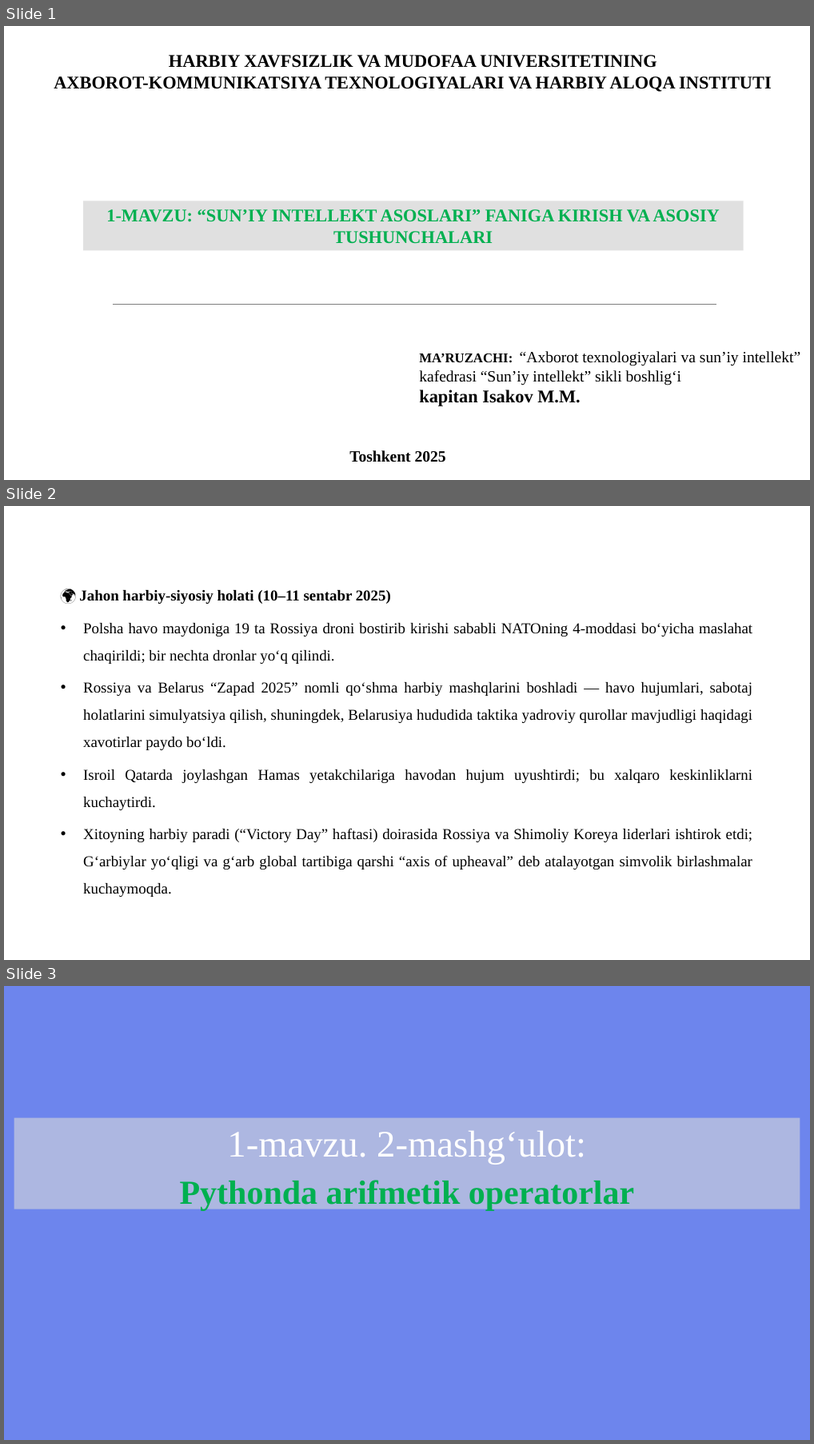
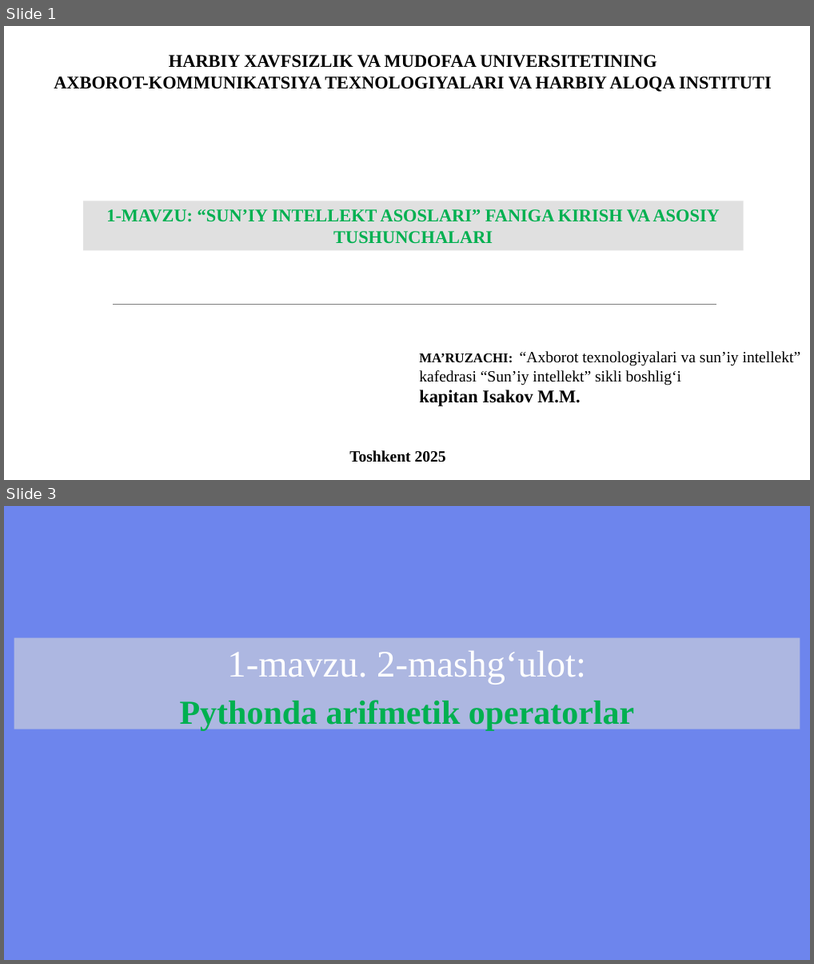
Before and after one commit to qwerty291996/2025-2026, a slide deck: Dars materiallari 2025-2026/Sun'iy intellekt asoslari 2025-2026/1.2 Pythonda arifmetik operatorlar/1.2 Pythonda arifmetik operatorlar.pptx. Shown one above the other, each under a label of ours: slides 1, 2 and 3 before the commit, slides 1 and 3 after it; the slides between them are not shown. The pictures are 814x1444 and 814x964 pixels, drawn with LibreOffice and Linux fonts; fonts in the diff are those of the drawing; background and template pictures are left out. Boxes give left, top, right and bottom in pixels: in the first picture for what was removed or moved away, otherwise in the second. Text is boxed around its words. In the diff, an @@ line names an element or a change of style, - is before the commit and + after.

```diff
--- a/Dars materiallari 2025-2026/Sun'iy intellekt asoslari 2025-2026/1.2 Pythonda arifmetik operatorlar/1.2 Pythonda arifmetik operatorlar.pptx
+++ b/Dars materiallari 2025-2026/Sun'iy intellekt asoslari 2025-2026/1.2 Pythonda arifmetik operatorlar/1.2 Pythonda arifmetik operatorlar.pptx
@@ slide 2 removed at (4, 506, 810, 960), background #FFFFFF @@
@@ text removed at (79, 590, 754, 896) @@
-🌍 Jahon harbiy-siyosiy holati (10–11 sentabr 2025)
-• Polsha havo maydoniga 19 ta Rossiya droni bostirib kirishi sababli NATOning 4-moddasi bo‘yicha maslahat chaqirildi; bir nechta dronlar yo‘q qilindi.
-• Rossiya va Belarus “Zapad 2025” nomli qo‘shma harbiy mashqlarini boshladi — havo hujumlari, sabotaj holatlarini simulyatsiya qilish, shuningdek, Belarusiya hududida taktika yadroviy qurollar mavjudligi haqidagi xavotirlar paydo bo‘ldi.
-• Isroil Qatarda joylashgan Hamas yetakchilariga havodan hujum uyushtirdi; bu xalqaro keskinliklarni kuchaytirdi.
-• Xitoyning harbiy paradi (“Victory Day” haftasi) doirasida Rossiya va Shimoliy Koreya liderlari ishtirok etdi; G‘arbiylar yo‘qligi va g‘arb global tartibiga qarshi “axis of upheaval” deb atalayotgan simvolik birlashmalar kuchaymoqda.
```
Also in this commit, not shown: 1 slide added, 34 other files.
